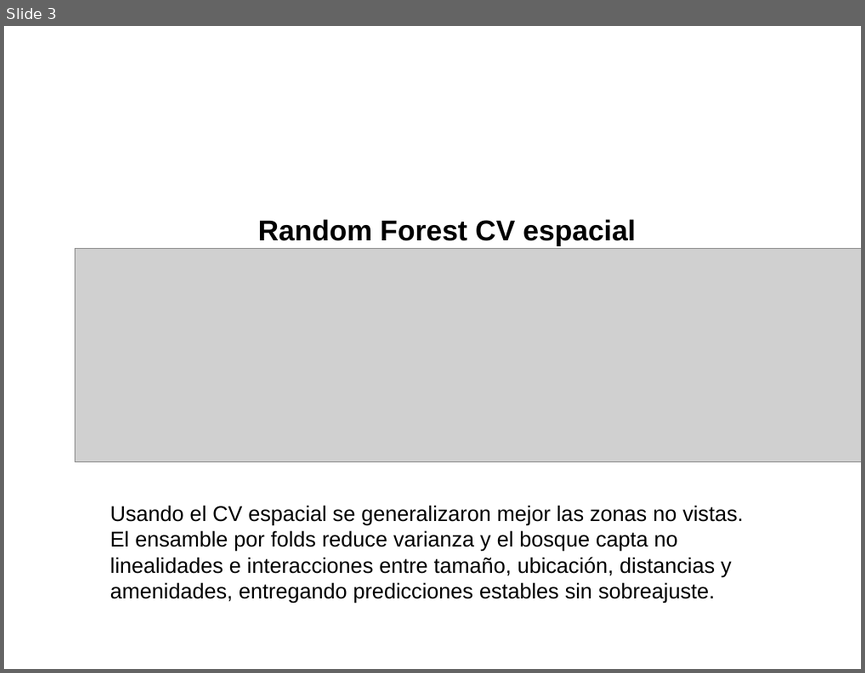
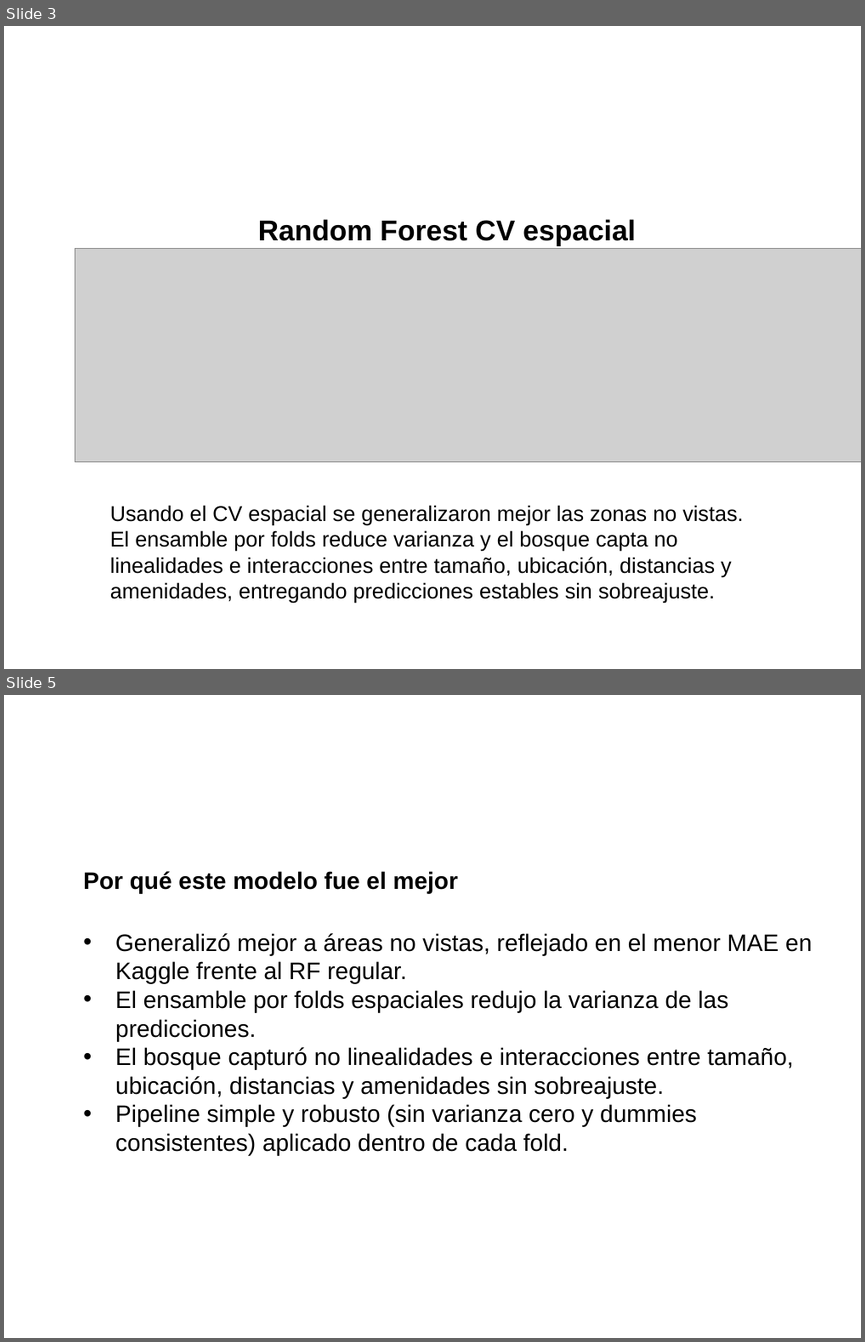
Before and after one commit to zoliverot/Taller3_Making-Money-with-ML, a slide deck: reports/slides/best_equipo_08.pptx. Shown one above the other, each under a label of ours: slide 3 before the commit, slides 3 and 5 after it; the slides between them are not shown. The pictures are 865x673 and 865x1342 pixels, drawn with LibreOffice and Linux fonts; fonts in the diff are those of the drawing; grey boxes stand for pictures; background and template pictures are left out. Boxes give left, top, right and bottom in pixels: in the first picture for what was removed or moved away, otherwise in the second. Text is boxed around its words. In the diff, an @@ line names an element or a change of style, - is before the commit and + after.

Commit message:
update slide

```diff
--- a/reports/slides/best_equipo_08.pptx
+++ b/reports/slides/best_equipo_08.pptx
@@ slide 5 added at <box>4,695,861,1338</box>, background picture (left out) @@
@@ text added at <box>83,871,812,1155</box>, 20 pt, text #000000 @@
+Por qué este modelo fue el mejor
+• Generalizó mejor a áreas no vistas, reflejado en el menor MAE en Kaggle frente al RF regular.
+• El ensamble por folds espaciales redujo la varianza de las predicciones.
+• El bosque capturó no linealidades e interacciones entre tamaño, ubicación, distancias y amenidades sin sobreajuste.
+• Pipeline simple y robusto (sin varianza cero y dummies consistentes) aplicado dentro de cada fold.
```
